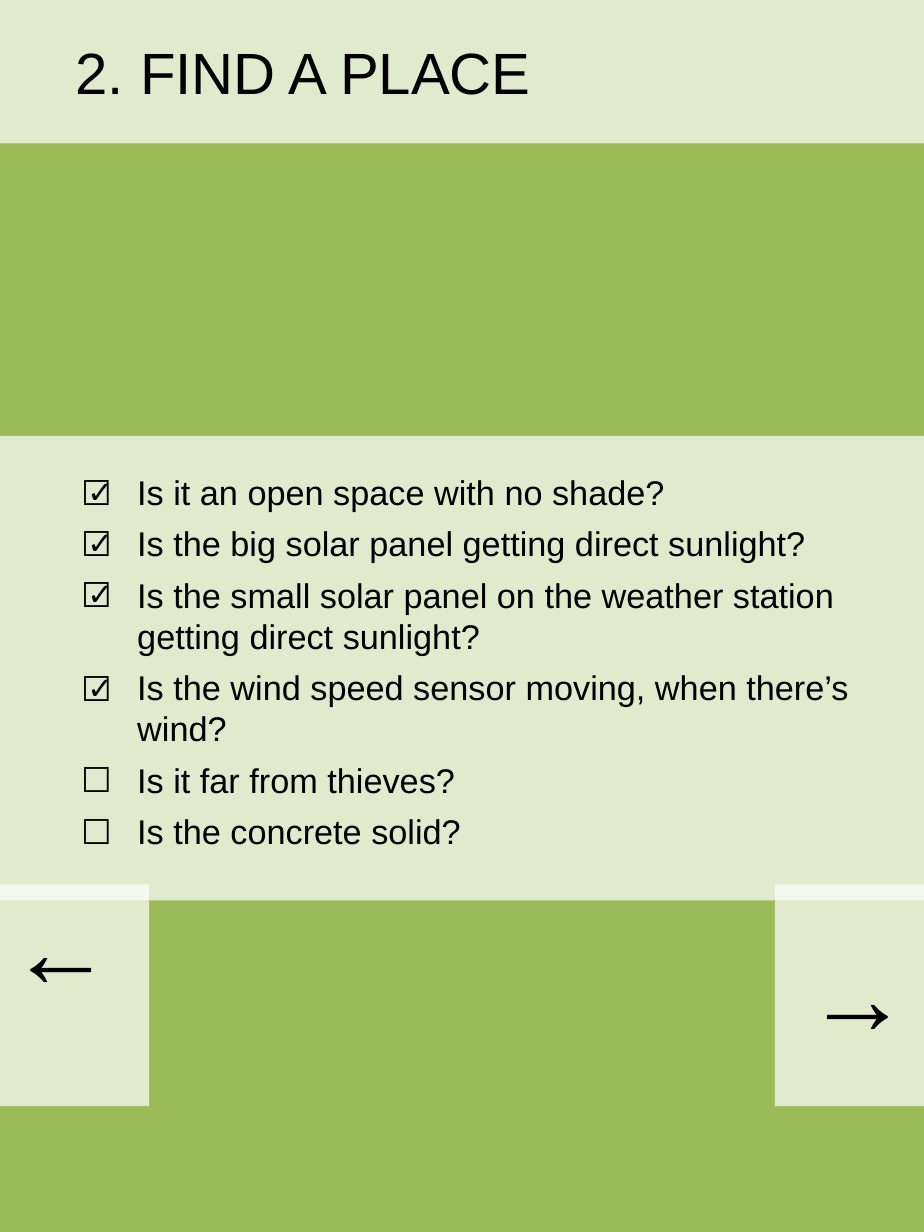
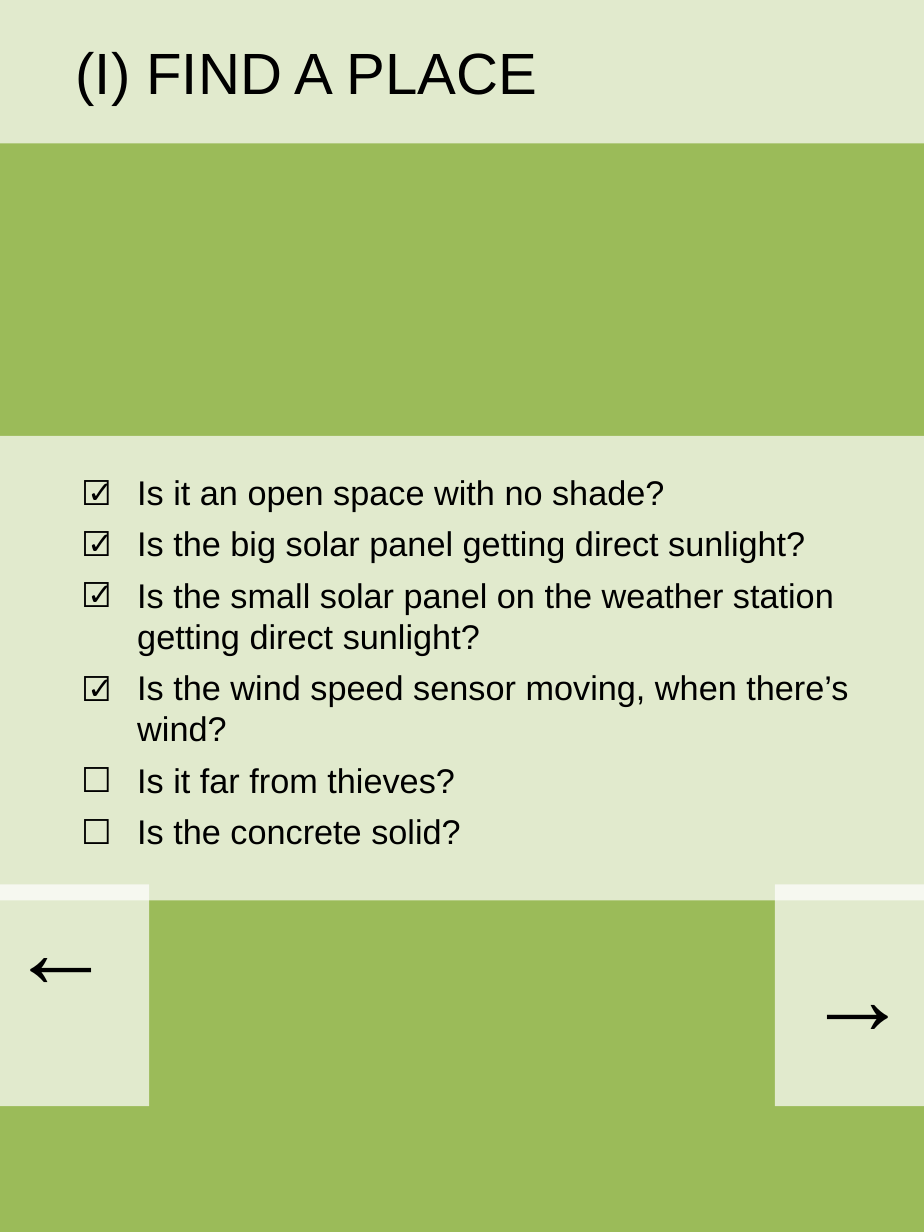
Before and after one commit to yobitechnologies/C3, a slide deck: slide 3 of Concept.pptx (slide 4 before the commit). Drawn at 924x1232 pixels with LibreOffice and Linux fonts; fonts in the diff are those of the drawing. Boxes give left, top, right and bottom in pixels: in the first picture for what was removed or moved away, otherwise in the second. Text is boxed around its words. In the diff, an @@ line names an element or a change of style, - is before the commit and + after.

```diff
--- a/Concept.pptx
+++ b/Concept.pptx
@@ text at bbox=[76, 52, 537, 105]: text changed @@
-2. FIND A PLACE
+(I) FIND A PLACE
```
Also in this commit, not shown: 13 other slides changed, 15 other files.
